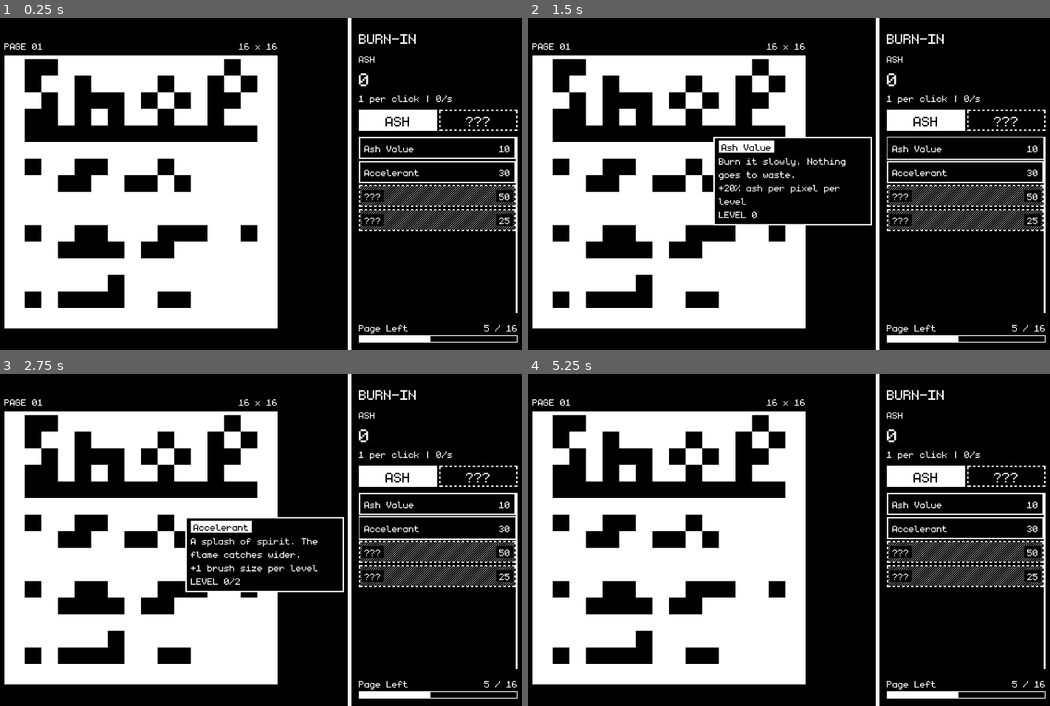
Above: before the commit, frames 1-4 (two rows, left to right).
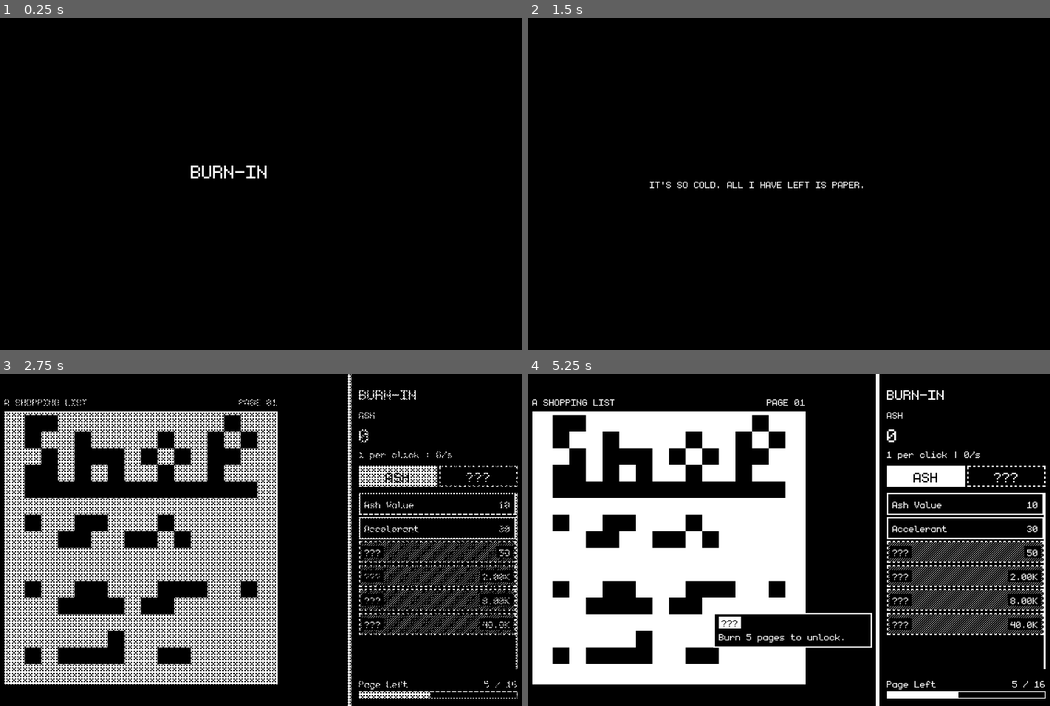
Above: after the commit, the same moments.

Repository: Michael-Blackie/burn-in
Game: Godot game, scene res://src/ui/main.tscn
Two runs of this game, one before a commit and one after it. Both use one fixed random seed, a clock stepped at 60 frames per second and the inputs below. Sound files missing from this copy of the repository are replaced by a short silence.
Inputs (mouse positions are in pixels of both pictures, inside the frame that each line leads up to):
- Up to frame 1 (0.25 s): no input
- Up to frame 2 (1.5 s): click "ASH" at 0.5 s; click (966, 147) at 1.25 s
- Up to frame 3 (2.75 s): click (438, 526) at 2.02 s
- Up to frame 4 (5.25 s): click (966, 553) at 2.77 s; click (966, 576) at 3.52 s; click (966, 599) at 4.27 s; click (966, 623) at 5.02 s

The runs differ from the first frame. In frame 1, 38% of the frame differs, in the area x 0-100%, y 0-100%; in frame 2, 36%; in frame 3, 22%; in frame 4, 3.8%.

Commit message:
Added upgrades + start screen and ending

Diff:
--- /dev/null
+++ b/assets/shaders/dither_fade.gdshader
@@ -0,0 +1,16 @@
+shader_type canvas_item;
+// Full-screen 1-bit fade: dots of ink_color fill in by a 4x4 ordered dither as coverage goes 0 -> 1.
+// Keeps fades to two colours (an alpha fade would make greys).
+
+uniform vec4 ink_color : source_color = vec4(0.0, 0.0, 0.0, 1.0);
+uniform float coverage : hint_range(0.0, 1.0) = 1.0;
+uniform vec2 size_px = vec2(1280.0, 720.0);   // the rect's size in game pixels
+uniform float dot_px = 3.0;                    // game pixels per dither dot, same as the canvas
+
+const float BAYER[16] = float[](0., 8., 2., 10., 12., 4., 14., 6., 3., 11., 1., 9., 15., 7., 13., 5.);
+
+void fragment() {
+	ivec2 p = ivec2(floor(UV * size_px / dot_px)) % 4;
+	float threshold = (BAYER[p.y * 4 + p.x] + 0.5) / 16.0;
+	COLOR = coverage > threshold ? ink_color : vec4(0.0);
+}
--- a/project.godot
+++ b/project.godot
@@ -12,7 +12,7 @@
 
 config/name="Bit by bit"
 run/main_scene="res://src/ui/main.tscn"
-config/features=PackedStringArray("4.7", "Forward Plus")
+config/features=PackedStringArray("4.7", "GL Compatibility")
 
 [autoload]
 
@@ -33,3 +33,5 @@
 
 textures/canvas_textures/default_texture_filter=0
 rendering_device/driver.windows="d3d12"
+renderer/rendering_method="gl_compatibility"
+renderer/rendering_method.mobile="gl_compatibility"
--- a/src/audio/music.gd
+++ b/src/audio/music.gd
@@ -10,6 +10,7 @@
 const FIRST_FADE_IN := 2.0
 
 @export var volume_db := -12.0
+@export var cutscene : Node            # starts on its `begun` signal (the first click)
 
 var _players : Array[AudioStreamPlayer] = []
 var _current := 0
@@ -21,7 +22,7 @@
 		p.stream = TRACK
 		add_child(p)
 		_players.append(p)
-	_start(_players[0], FIRST_FADE_IN)
+	cutscene.begun.connect(func(): _start(_players[0], FIRST_FADE_IN))
 
 
 func _process(_delta: float) -> void:
--- a/src/core/game_manager.gd
+++ b/src/core/game_manager.gd
@@ -4,12 +4,17 @@
 var pages : int = 0
 
 var pages_burned : int = 0
+var ash_total : float = 0          # all ash ever made, for the end screen
+var play_time : float = 0.0        # seconds of play (intro excluded), for the end screen
+var running := false               # false during the intro and after the ending
 
 var ash_multi : float = 1.0
-var page_multi : int = 0
+var page_gain : int = 1            # Pages earned per page burned
 var brush_size : int = 1
 var auto_rate : float = 0.0
 var drag_erase : bool = false
+var auto_multi : float = 1.0
+var ending_bought := false         # "The Deed" bought: the deed, then the last page, come next
 
 # The opening pages, in order. After these, pages come at random from PAGES_96.
 const PAGES: Array[Texture2D] = [
@@ -29,11 +34,21 @@
 	preload("res://assets/pages/postcard_96.png"),
 	preload("res://assets/pages/recipe_96.png"),
 ]
+
+# The ending: after "The Deed" is bought, these two come next. Burning the last one ends the game.
+const DEED_PAGE := preload("res://assets/pages/deed_96.png")
+const LAST_PAGE := preload("res://assets/pages/last_96.png")
+
+# Header names, by image file name
+const PAGE_NAMES := {
+	"shopping_16": "A SHOPPING LIST", "newspaper_32": "YESTERDAY'S PAPER", "letter_48": "A LETTER",
+	"diary_64": "MY DIARY", "photo_96": "A PHOTOGRAPH", "map_96": "THE MAP HOME",
+	"diary2_96": "MY DIARY, AGAIN", "bill_96": "THE GAS BILL", "lost_dog_96": "A LOST DOG POSTER",
+	"postcard_96": "MUM'S POSTCARD", "recipe_96": "GRAN'S RECIPE",
+	"deed_96": "THE DEED TO THE HOUSE", "last_96": "THE LAST PAGE",
+}
+
 var _page: Texture2D = PAGES[0]
-
-const BLANK_SIZES : Array[int] = [16, 32, 48, 64, 96, 96]
-var grid_size : int = 16
-
 var page_index := 0
 
 var levels : Dictionary = {}
@@ -43,15 +58,15 @@
 signal pages_changed(pages : int)
 signal grid_changed(grid_size : int, page : int)
 signal upgrades_changed()
+signal game_finished             # the last page has burned
 
 
 func _ready() -> void:
-	var directory_path = "res://src/data/"
-	var files = DirAccess.get_files_at(directory_path)
-
-	for file_name in files:
-		if file_name.get_extension() == "tres":
-			all_upgrades.append(load(directory_path + file_name))
+	# list_directory sees through the .remap files an exported build uses (DirAccess doesn't)
+	const DIR := "res://src/data/"
+	for file_name in ResourceLoader.list_directory(DIR):
+		if file_name.ends_with(".tres"):
+			all_upgrades.append(load(DIR + file_name))
 
 	# Button order: earliest unlock first, then cheapest
 	all_upgrades.sort_custom(func(a: UpgradeData, b: UpgradeData) -> bool:
@@ -59,9 +74,26 @@
 			return a.requires_pages < b.requires_pages
 		return a.base_cost < b.base_cost)
 
+func _process(delta: float) -> void:
+	if running:
+		play_time += delta
+
+## Called when the intro ends.
+func start_run() -> void:
+	running = true
+
+## Back to a fresh game, then reload the scene (the intro plays again).
+func restart() -> void:
+	ash = 0; pages = 0; pages_burned = 0; ash_total = 0; play_time = 0.0; running = false
+	page_index = 0; _page = PAGES[0]
+	levels.clear()
+	recalc_stats()
+	get_tree().reload_current_scene()
+
 # Ash methods
 func add_ash(amount : float):
 	ash += amount * ash_multi
+	ash_total += amount * ash_multi
 	ash_changed.emit(ash)
 
 func remove_ash(amount : float):
@@ -73,7 +105,7 @@
 		return false
 
 func add_pages(amount : int):
-	pages += amount * page_multi
+	pages += amount
 	pages_changed.emit(pages)
 
 func remove_pages(amount : int):
@@ -86,10 +118,14 @@
 
 # Grid methods
 func new_grid() -> void:
-	pages += 1; pages_burned += 1
+	pages_burned += 1                  # before add_pages: the UI unlocks the Pages tab from it
+	add_pages(page_gain)
+	if _page == LAST_PAGE:
+		running = false
+		game_finished.emit()
+		return
 	page_index += 1
 	_page = _next_page()
-	pages_changed.emit(pages)
 	grid_changed.emit(current_size(), page_index + 1)
 
 
@@ -129,22 +165,33 @@
 	upgrades_changed.emit()
 
 func recalc_stats() -> void:
-	ash_multi = 1.0; brush_size = 1; auto_rate = 0.0; drag_erase = false
+	ash_multi = 1.0; brush_size = 1; auto_rate = 0.0; drag_erase = false; auto_multi = 1.0
+	page_gain = 1; ending_bought = false
 	var ash_factor := 1.0   # multiplicative bonuses, applied after the additive ones
 	for u in all_upgrades:   # Array[UpgradeData], e.g. preloaded from src/data
 		var lvl := level_of(u)
 		match u.stat:
 			UpgradeData.Stat.ASH_MULTI: ash_multi += u.value_per_level * lvl
-			UpgradeData.Stat.BRUSH_SIZE:  brush_size  += int(u.value_per_level) * lvl
-			UpgradeData.Stat.AUTO_RATE:   auto_rate   += u.value_per_level * lvl
-			UpgradeData.Stat.DRAG_ERASE:  drag_erase = lvl > 0
-			UpgradeData.Stat.ASH_FACTOR:  ash_factor *= pow(u.value_per_level, lvl)
+			UpgradeData.Stat.BRUSH_SIZE: brush_size  += int(u.value_per_level) * lvl
+			UpgradeData.Stat.AUTO_RATE: auto_rate   += u.value_per_level * lvl
+			UpgradeData.Stat.DRAG_ERASE: drag_erase = lvl > 0
+			UpgradeData.Stat.ASH_FACTOR: ash_factor *= pow(u.value_per_level, lvl)
+			UpgradeData.Stat.AUTO_MULTI: auto_multi *= pow(u.value_per_level, lvl)
+			UpgradeData.Stat.END_GAME: ending_bought = ending_bought or lvl > 0
+			UpgradeData.Stat.PAGE_GAIN: page_gain += int(u.value_per_level) * lvl
 	ash_multi *= ash_factor
+	auto_rate *= auto_multi
+
 
 func current_page() -> Texture2D:
 	return _page
 
+func current_page_name() -> String:
+	return PAGE_NAMES.get(_page.resource_path.get_file().get_basename(), "A PAGE")
+
 func _next_page() -> Texture2D:
+	if ending_bought:
+		return LAST_PAGE if _page == DEED_PAGE else DEED_PAGE
 	if page_index < PAGES.size():
 		return PAGES[page_index]
 	var pick := _page
@@ -153,5 +200,4 @@
 	return pick
 
 func current_size() -> int:
-	var tex := current_page()
-	return tex.get_width() if tex else BLANK_SIZES[mini(page_index, BLANK_SIZES.size() - 1)]
+	return _page.get_width()
--- a/src/data/ash_value.tres
+++ b/src/data/ash_value.tres
@@ -6,6 +6,7 @@
 script = ExtResource("1_mymfg")
 id = &"ash_value"
 display_name = "Ash Value"
+cost_growth = 1.25
 value_per_level = 0.2
 description = "Burn it slowly. Nothing goes to waste."
 metadata/_custom_type_script = "uid://8ps2mqeq8gii"
--- /dev/null
+++ b/src/data/bellows.tres
@@ -0,0 +1,15 @@
+[gd_resource type="Resource" script_class="UpgradeData" format=3 uid="uid://d0loqtqa1fl0i"]
+
+[ext_resource type="Script" uid="uid://8ps2mqeq8gii" path="res://src/data/upgrade_data.gd" id="1_upg"]
+
+[resource]
+script = ExtResource("1_upg")
+id = &"bellows"
+display_name = "Bellows"
+base_cost = 2000.0
+cost_growth = 1.3
+stat = 2
+value_per_level = 5.0
+requires_pages = 3
+description = "Breathe on the coals. They answer."
+metadata/_custom_type_script = "uid://8ps2mqeq8gii"
--- /dev/null
+++ b/src/data/dry_paper.tres
@@ -0,0 +1,17 @@
+[gd_resource type="Resource" script_class="UpgradeData" format=3]
+
+[ext_resource type="Script" uid="uid://8ps2mqeq8gii" path="res://src/data/upgrade_data.gd" id="1_upg"]
+
+[resource]
+script = ExtResource("1_upg")
+id = &"dry_paper"
+display_name = "Dry Paper"
+currency = 0
+base_cost = 8000.0
+cost_growth = 2.5
+max_level = 0
+stat = 0
+value_per_level = 1.0
+requires_pages = 4
+description = "Old paper burns cleanest."
+metadata/_custom_type_script = "uid://8ps2mqeq8gii"
--- /dev/null
+++ b/src/data/hotter_embers.tres
@@ -0,0 +1,15 @@
+[gd_resource type="Resource" script_class="UpgradeData" format=3 uid="uid://nvbh0an26aa6"]
+
+[ext_resource type="Script" uid="uid://8ps2mqeq8gii" path="res://src/data/upgrade_data.gd" id="1_wqw4n"]
+
+[resource]
+script = ExtResource("1_wqw4n")
+id = &"hotter_embers"
+display_name = "Hotter Embers"
+currency = 1
+base_cost = 4.0
+max_level = 1
+stat = 5
+value_per_level = 2.0
+description = "The embers burn twice as fast."
+metadata/_custom_type_script = "uid://8ps2mqeq8gii"
--- a/src/data/lighter.tres
+++ /dev/null
@@ -1,14 +0,0 @@
-[gd_resource type="Resource" script_class="UpgradeData" format=3 uid="uid://cb6u0rlid7vbt"]
-
-[ext_resource type="Script" uid="uid://8ps2mqeq8gii" path="res://src/data/upgrade_data.gd" id="1_vte0h"]
-
-[resource]
-script = ExtResource("1_vte0h")
-id = &"lighter"
-display_name = "Lighter"
-base_cost = 25.0
-max_level = 1
-stat = 3
-requires_pages = 3
-description = "A steady flame you can carry."
-metadata/_custom_type_script = "uid://8ps2mqeq8gii"
--- a/src/data/spreading_embers.tres
+++ b/src/data/spreading_embers.tres
@@ -7,7 +7,7 @@
 id = &"spreading_embers"
 display_name = "Spreading Embers"
 base_cost = 50.0
-cost_growth = 1.2
+cost_growth = 1.35
 stat = 2
 requires_pages = 1
 description = "The embers creep along the edges by themselves."
--- /dev/null
+++ b/src/data/the_deed.tres
@@ -0,0 +1,17 @@
+[gd_resource type="Resource" script_class="UpgradeData" format=3]
+
+[ext_resource type="Script" uid="uid://8ps2mqeq8gii" path="res://src/data/upgrade_data.gd" id="1_upg"]
+
+[resource]
+script = ExtResource("1_upg")
+id = &"the_deed"
+display_name = "The Deed"
+currency = 1
+base_cost = 8.0
+cost_growth = 1.0
+max_level = 1
+stat = 6
+value_per_level = 1.0
+requires_pages = 10
+description = "The house was the last thing you owned."
+metadata/_custom_type_script = "uid://8ps2mqeq8gii"
--- /dev/null
+++ b/src/data/torn_margins.tres
@@ -0,0 +1,17 @@
+[gd_resource type="Resource" script_class="UpgradeData" format=3]
+
+[ext_resource type="Script" uid="uid://8ps2mqeq8gii" path="res://src/data/upgrade_data.gd" id="1_upg"]
+
+[resource]
+script = ExtResource("1_upg")
+id = &"torn_margins"
+display_name = "Torn Margins"
+currency = 1
+base_cost = 3.0
+cost_growth = 2.0
+max_level = 2
+stat = 7
+value_per_level = 1.0
+requires_pages = 2
+description = "Tear out the margins too. Every scrap counts."
+metadata/_custom_type_script = "uid://8ps2mqeq8gii"
--- a/src/data/upgrade_data.gd
+++ b/src/data/upgrade_data.gd
@@ -2,7 +2,7 @@
 extends Resource
 
 enum Currency { ASH, PAGES }
-enum Stat { ASH_MULTI, BRUSH_SIZE, AUTO_RATE, DRAG_ERASE, ASH_FACTOR }   # ASH_FACTOR multiplies, ASH_MULTI adds
+enum Stat { ASH_MULTI, BRUSH_SIZE, AUTO_RATE, DRAG_ERASE, ASH_FACTOR, AUTO_MULTI, END_GAME, PAGE_GAIN }   # ASH_FACTOR multiplies, ASH_MULTI adds. Only add to the end: .tres files store these as ints
 
 @export var id: StringName
 @export var display_name: String
@@ -26,6 +26,9 @@
 		Stat.AUTO_RATE:  return "Burns %s pixels/s on its own" % NumFormat.rate(value_per_level)
 		Stat.DRAG_ERASE: return "Hold and drag to burn"
 		Stat.ASH_FACTOR: return "x%s all ash" % NumFormat.rate(value_per_level)
+		Stat.AUTO_MULTI: return "x%s auto burn" % NumFormat.rate(value_per_level)
+		Stat.END_GAME:   return "The deed comes next. Then the last page."
+		Stat.PAGE_GAIN:  return "+%d Page for every page burned" % int(value_per_level)
 	return ""
 
 ## The total this upgrade gives at a level, e.g. "+40%". Empty for on/off upgrades.
@@ -35,4 +38,6 @@
 		Stat.BRUSH_SIZE: return "+%d" % (int(value_per_level) * level)
 		Stat.AUTO_RATE:  return "%s/s" % NumFormat.rate(value_per_level * level)
 		Stat.ASH_FACTOR: return "x%s" % NumFormat.rate(pow(value_per_level, level))
+		Stat.AUTO_MULTI: return "x%s" % NumFormat.rate(pow(value_per_level, level))
+		Stat.PAGE_GAIN:  return "+%d" % (int(value_per_level) * level)
 	return ""
--- /dev/null
+++ b/src/data/wildfire.tres
@@ -0,0 +1,15 @@
+[gd_resource type="Resource" script_class="UpgradeData" format=3 uid="uid://ccqbnylw3a8m6"]
+
+[ext_resource type="Script" uid="uid://8ps2mqeq8gii" path="res://src/data/upgrade_data.gd" id="1_upg"]
+
+[resource]
+script = ExtResource("1_upg")
+id = &"wildfire"
+display_name = "Wildfire"
+base_cost = 40000.0
+cost_growth = 1.4
+stat = 2
+value_per_level = 25.0
+requires_pages = 5
+description = "It doesn't need you any more."
+metadata/_custom_type_script = "uid://8ps2mqeq8gii"
--- /dev/null
+++ b/src/ui/cutscene.gd
@@ -0,0 +1,122 @@
+extends Control
+## Full-screen black overlay for the title, the opening line, and the ending.
+## Text types out a letter at a time; a click or key skips ahead.
+## Fades are a dither dissolve on the background (dither_fade.gdshader), never alpha.
+
+signal begun        # first click on the title. Music starts here (browsers need a click before sound)
+
+@export var bg : ColorRect          # has the dither_fade material
+@export var title_label : Label
+@export var line_label : Label
+@export var stats_label : Label
+@export var hint_label : Label
+@export var restart_button : Button
+
+const INTRO := "IT'S SO COLD. ALL I HAVE LEFT IS PAPER."
+const ENDING : Array[String] = [
+	"THE LAST PAGE CATCHES.",
+	"FOR A MOMENT, I AM WARM.",
+	"EVERYTHING HAS A PRICE.",
+]
+const CHAR_TIME := 0.05             # seconds per letter
+const TICK := preload("res://assets/audio/ui/hover_click.mp3")
+
+var _clicked := false
+var _tick : AudioStreamPlayer
+
+
+func _ready() -> void:
+	_tick = AudioStreamPlayer.new()
+	_tick.stream = TICK
+	_tick.volume_db = -24.0
+	_tick.pitch_scale = 1.8
+	_tick.max_polyphony = 2
+	add_child(_tick)
+	GameManager.game_finished.connect(_play_ending)
+	restart_button.pressed.connect(GameManager.restart)
+	_play_intro()
+
+
+func _input(event: InputEvent) -> void:
+	if visible and event.is_pressed() and not event.is_echo() \
+			and (event is InputEventMouseButton or event is InputEventKey):
+		_clicked = true
+
+
+# "CLICK TO BEGIN" blinks; plain on/off keeps it to two colours
+func _process(_delta: float) -> void:
+	if hint_label.visible:
+		hint_label.modulate.a = 1.0 if fmod(Time.get_ticks_msec() / 1000.0, 1.2) < 0.8 else 0.0
+
+
+func _play_intro() -> void:
+	_show_only([title_label, hint_label])
+	_set_coverage(1.0)
+	await _wait_click()
+	begun.emit()
+	_show_only([line_label])
+	await _type(INTRO)
+	await _hold(2.5)
+	_show_only([])
+	await _fade(0.0, 1.0)
+	hide()
+	GameManager.start_run()
+
+
+func _play_ending() -> void:
+	_show_only([])
+	_set_coverage(0.0)
+	show()
+	await _fade(1.0, 2.5)                # the burnt last page shows through as it darkens
+	_show_only([line_label])
+	for line in ENDING:
+		await _type(line)
+		await _hold(2.0)
+	var t := int(GameManager.play_time)
+	title_label.text = "THE END"
+	stats_label.text = "PAGES BURNED  %d\nASH MADE  %s\nTIME  %d:%02d" % [
+		GameManager.pages_burned, NumFormat.short(GameManager.ash_total), t / 60, t % 60]
+	_show_only([title_label, stats_label, restart_button])
+
+
+func _show_only(nodes: Array) -> void:
+	for n: Control in [title_label, line_label, stats_label, hint_label, restart_button]:
+		n.visible = n in nodes
+
+
+func _type(text: String) -> void:
+	line_label.text = text
+	line_label.visible_characters = 0
+	_clicked = false
+	for i in text.length():
+		if _clicked: break               # click shows the whole line at once
+		line_label.visible_characters = i + 1
+		if text[i] != " ": _tick.play()
+		await get_tree().create_timer(CHAR_TIME).timeout
+	line_label.visible_characters = -1
+
+
+func _wait_click() -> void:
+	_clicked = false
+	while not _clicked:
+		await get_tree().process_frame
+
+
+# Waits for a click, or gives up after `time` seconds
+func _hold(time: float) -> void:
+	_clicked = false
+	var end := Time.get_ticks_msec() + int(time * 1000)
+	while not _clicked and Time.get_ticks_msec() < end:
+		await get_tree().process_frame
+
+
+func _fade(to: float, time: float) -> void:
+	await create_tween().tween_method(_set_coverage, _coverage(), to, time).finished
+
+
+func _set_coverage(c: float) -> void:
+	bg.material.set_shader_parameter(&"coverage", c)
+
+
+func _coverage() -> float:
+	return bg.material.get_shader_parameter(&"coverage")
--- a/src/ui/main.tscn
+++ b/src/ui/main.tscn
@@ -7,6 +7,8 @@
 [ext_resource type="Script" uid="uid://b4pqweqscfdhg" path="res://src/audio/burn_sfx.gd" id="4_sfx"]
 [ext_resource type="Script" uid="uid://btmahuyg3e4pm" path="res://src/audio/music.gd" id="5_music"]
 [ext_resource type="Script" uid="uid://dyf4dkd5labho" path="res://src/audio/ui_sfx.gd" id="6_uisfx"]
+[ext_resource type="Script" uid="uid://kg3dwbal2c8" path="res://src/ui/cutscene.gd" id="7_cutscene"]
+[ext_resource type="Shader" uid="uid://bqgxgjfwmv7hk" path="res://assets/shaders/dither_fade.gdshader" id="8_fade"]
 
 [sub_resource type="ShaderMaterial" id="ShaderMaterial_uvdti"]
 shader = ExtResource("3_oo34p")
@@ -17,6 +19,13 @@
 shader_parameter/ash_level = 1.0
 
 [sub_resource type="ButtonGroup" id="ButtonGroup_tabs"]
+
+[sub_resource type="ShaderMaterial" id="ShaderMaterial_fade"]
+shader = ExtResource("8_fade")
+shader_parameter/ink_color = Color(0, 0, 0, 1)
+shader_parameter/coverage = 1.0
+shader_parameter/size_px = Vector2(1280, 720)
+shader_parameter/dot_px = 3.0
 
 [node name="GUI" type="Control" unique_id=395760597 node_paths=PackedStringArray("canvas", "ash_label", "ash_rate_label …(198 unchanged characters)…
 layout_mode = 3
@@ -236,8 +245,9 @@
 script = ExtResource("4_sfx")
 canvas = NodePath("../HBoxContainer/CanvasArea/CanvasColumn/CanvasFrame/TextureRect")
 
-[node name="Music" type="Node" parent="." unique_id=1730512984]
+[node name="Music" type="Node" parent="." unique_id=1730512984 node_paths=PackedStringArray("cutscene")]
 script = ExtResource("5_music")
+cutscene = NodePath("../Cutscene")
 
 [node name="UiSfx" type="Node" parent="." unique_id=1904377125 node_paths=PackedStringArray("ui")]
 script = ExtResource("6_uisfx")
@@ -267,5 +277,73 @@
 text = "What it does"
 autowrap_mode = 3
 
+[node name="Cutscene" type="Control" parent="." unique_id=1311725093 node_paths=PackedStringArray("bg", "title_label", "line_label", "stats_label", "hint_label", "restart_button")]
+layout_mode = 1
+anchors_preset = 15
+anchor_right = 1.0
+anchor_bottom = 1.0
+grow_horizontal = 2
+grow_vertical = 2
+script = ExtResource("7_cutscene")
+bg = NodePath("Bg")
+title_label = NodePath("Center/VBox/Title")
+line_label = NodePath("Center/VBox/Line")
+stats_label = NodePath("Center/VBox/Stats")
+hint_label = NodePath("Center/VBox/Hint")
+restart_button = NodePath("Center/VBox/Restart")
+
+[node name="Bg" type="ColorRect" parent="Cutscene" unique_id=1782540331]
+material = SubResource("ShaderMaterial_fade")
+layout_mode = 1
+anchors_preset = 15
+anchor_right = 1.0
+anchor_bottom = 1.0
+grow_horizontal = 2
+grow_vertical = 2
+mouse_filter = 2
+
+[node name="Center" type="CenterContainer" parent="Cutscene" unique_id=1036629874]
+layout_mode = 1
+anchors_preset = 15
+anchor_right = 1.0
+anchor_bottom = 1.0
+grow_horizontal = 2
+grow_vertical = 2
+mouse_filter = 2
+
+[node name="VBox" type="VBoxContainer" parent="Cutscene/Center" unique_id=1450372668]
+layout_mode = 2
+mouse_filter = 2
+theme_override_constants/separation = 32
+
+[node name="Title" type="Label" parent="Cutscene/Center/VBox" unique_id=1964120488]
+layout_mode = 2
+theme_type_variation = &"LabelCounter"
+text = "BURN-IN"
+horizontal_alignment = 1
+
+[node name="Line" type="Label" parent="Cutscene/Center/VBox" unique_id=1220397551]
+visible = false
+custom_minimum_size = Vector2(960, 0)
+layout_mode = 2
+horizontal_alignment = 1
+autowrap_mode = 3
+
+[node name="Stats" type="Label" parent="Cutscene/Center/VBox" unique_id=1590842776]
+visible = false
+layout_mode = 2
+horizontal_alignment = 1
+
+[node name="Hint" type="Label" parent="Cutscene/Center/VBox" unique_id=1717463521]
+layout_mode = 2
+text = "CLICK TO BEGIN"
+horizontal_alignment = 1
+
+[node name="Restart" type="Button" parent="Cutscene/Center/VBox" unique_id=1395867202]
+visible = false
+layout_mode = 2
+size_flags_horizontal = 4
+text = "BURN AGAIN"
+
 [connection signal="toggled" from="HBoxContainer/Panel/MarginContainer/VBoxContainer/TabButtons/AshTab" to="HBoxContainer/Panel/MarginContainer/VBoxContainer/AshUpgrades" method="set_visible"]
 [connection signal="toggled" from="HBoxContainer/Panel/MarginContainer/VBoxContainer/TabButtons/PagesTab" to="HBoxContainer/Panel/MarginContainer/VBoxContainer/PageUpgrades" method="set_visible"]
--- a/src/ui/ui.gd
+++ b/src/ui/ui.gd
@@ -37,6 +37,7 @@
 	refresh_buttons()
 	_on_ash_changed(GameManager.ash)
 	_on_pages_changed(GameManager.pages)
+	_on_grid_changed(GameManager.current_size(), GameManager.page_index + 1)
 	_update_rate()
 
 func _process(delta: float) -> void:
@@ -59,9 +60,10 @@
 		NumFormat.rate(GameManager.ash_multi),
 		NumFormat.rate(GameManager.auto_rate * GameManager.ash_multi)]
 
-func _on_grid_changed(size : int, page_number : int):
-	grid_size_label.text = str(size) + " X " + str(size)
-	page_label.text = "PAGE %02d" % page_number
+# Header: the page's name on the left, its number on the right.
+func _on_grid_changed(_size : int, page_number : int):
+	page_label.text = GameManager.current_page_name()
+	grid_size_label.text = "PAGE %02d" % page_number
 
 func _on_pixel_erased(remaining: int, total: int):
 	canvas_progress_label.text = "%s / %s" % [NumFormat.short(remaining), NumFormat.short(total)]
Binary file added: assets/pages/deed_96.png
Not shown, added: assets/pages/deed_96.png.import
Binary file added: assets/pages/last_96.png
Not shown, added: assets/pages/last_96.png.import
Not shown, added: assets/shaders/dither_fade.gdshader.uid
Not shown, changed: export_presets.cfg
Not shown, added: src/ui/cutscene.gd.uid
Not shown, changed: tools/gen_pages.ps1
